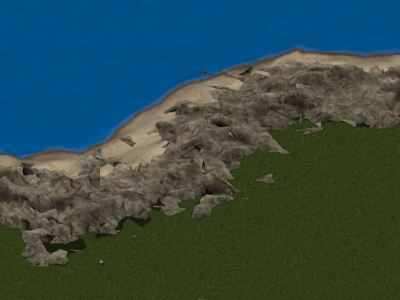
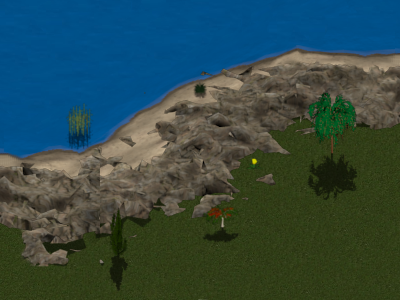
Layers edited between the first and the second 400 × 300 image:
added layer "Background copy#19" above "Background copy#16" over [193, 82, 208, 99]
added layer "Background copy#16" above "Background copy#13" over [202, 205, 240, 243]
added layer "Background copy#13" above "Background copy#4" over [65, 103, 94, 150]
added layer "Background copy#4" above "Background copy#1" over [246, 158, 263, 170]
added layer "Background copy#1" above "baum_schatten0001.png#13" over [109, 207, 129, 292]
added layer "baum_schatten0001.png#13" above "Clipboard#1" over [306, 91, 358, 200]
